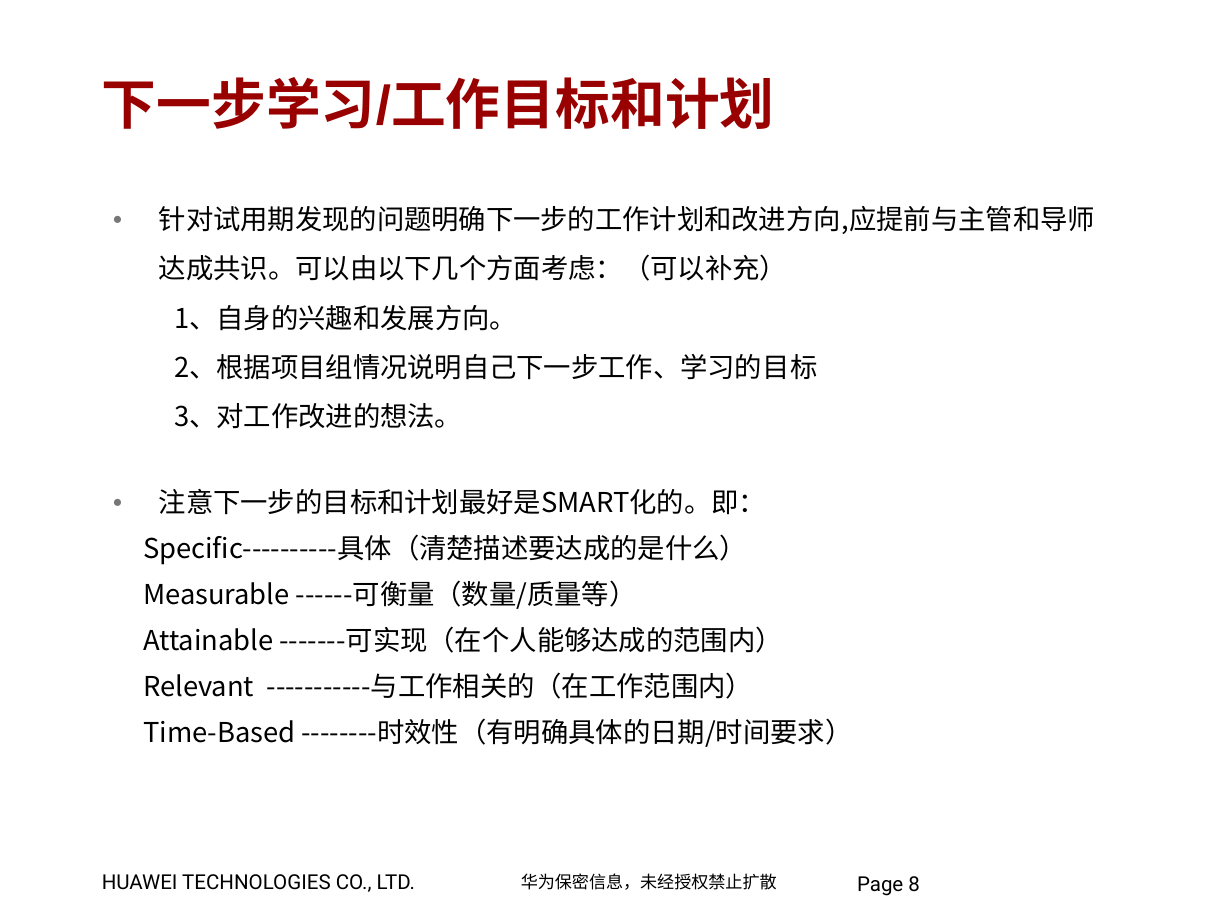
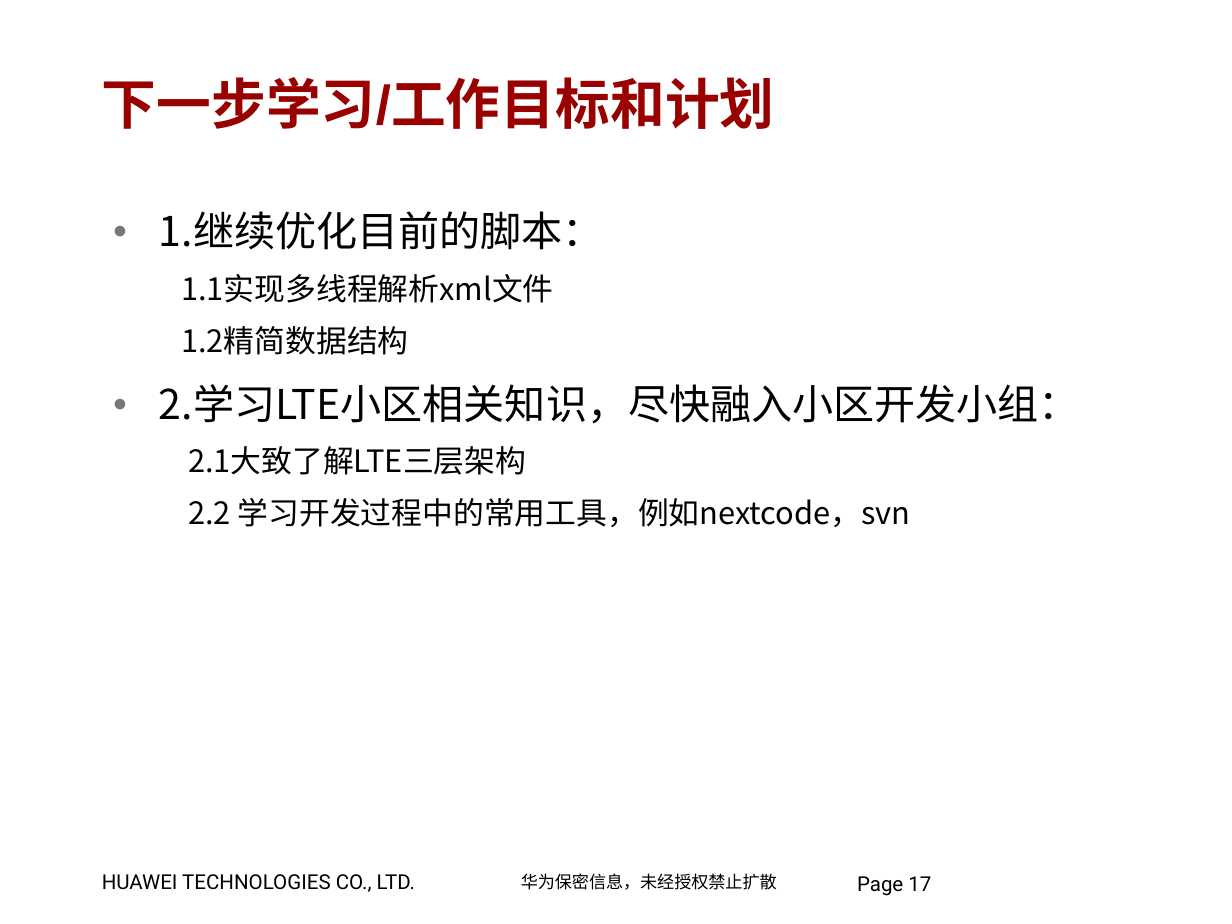
Before and after one commit to jumpjumpdog/Company, a slide deck: slide 17 of LTE产品部实习生转录用答辩模板.pptx (slide 8 before the commit). Drawn at 1232x924 pixels with LibreOffice and Linux fonts; fonts in the diff are those of the drawing; background and template pictures are left out. Boxes give left, top, right and bottom in pixels: in the first picture for what was removed or moved away, otherwise in the second. Text is boxed around its words. In the diff, an @@ line names an element or a change of style, - is before the commit and + after.

```diff
--- a/LTE产品部实习生转录用答辩模板.pptx
+++ b/LTE产品部实习生转录用答辩模板.pptx
@@ text at <box>159,211,1080,527</box>: text changed; size 16 to 18 pt @@
-● 针对试用期发现的问题明确下一步的工作计划和改进方向,应提前与主管和导师达成共识。可以由以下几个方面考虑：（可以补充）
-  1、自身的兴趣和发展方向。
-  2、根据项目组情况说明自己下一步工作、学习的目标
-  3、对工作改进的想法。
-● 注意下一步的目标和计划最好是SMART化的。即：
-Specific----------具体（清楚描述要达成的是什么）
-Measurable ------可衡量（数量/质量等）
-Attainable -------可实现（在个人能够达成的范围内）
-Relevant -----------与工作相关的（在工作范围内）
-Time-Based --------时效性（有明确具体的日期/时间要求）
+● 1.继续优化目前的脚本：
+  1.1实现多线程解析xml文件
+  1.2精简数据结构
+● 2.学习LTE小区相关知识，尽快融入小区开发小组：
+  2.1大致了解LTE三层架构
+  2.2 学习开发过程中的常用工具，例如nextcode，svn
@@ page number at <box>857,876,931,896</box>: text changed @@
-Page 8
+Page 17
```
Also in this commit, not shown: 4 other slides changed, 11 slides added, 3 slides removed, 8 other files.
